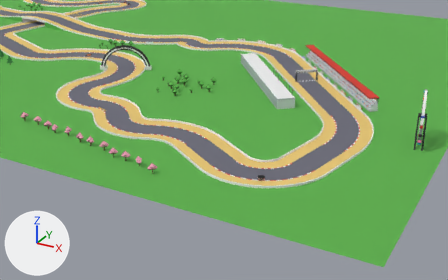
An edit to the glTF model assets/tracks/brands-patch/brands-patch.glb, drawn before and after from the same camera.
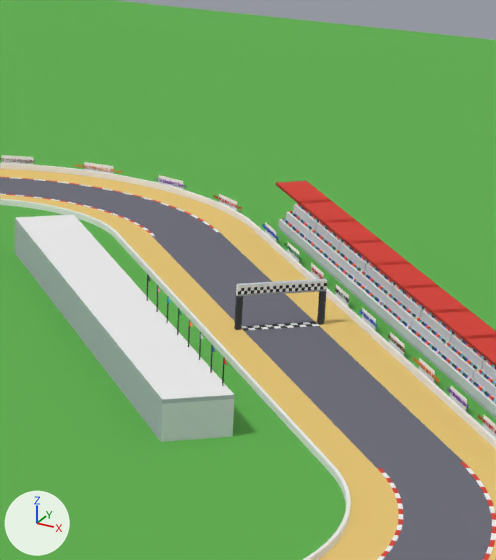
Old and new are each drawn from a 50 mm camera at (131.9, -344.3, 120.0) aimed at (-10.6, -85.1, -9.6) and again close up on the part from 53% to 80% of the width and 0% to 50% of the height. The axes (+X, +Y, +Z) are drawn at lower left. The lights are the same throughout. The first two pictures are the older version. Where no turn or scale is listed for an object, it has been applied to the vertices.

The first close-up shows 'Asphalt', 'Grandstand.kerb-red', 'Grandstand.stand-riser', 'Grass', 'Prop.pits.stand-plinth', 'Prop.pits.stand-riser', 'Prop.pits.wall', 'SandLeft', 'SandRight', 'WallLeft', 'WallRight', 'Woods.grass' and 53 more.
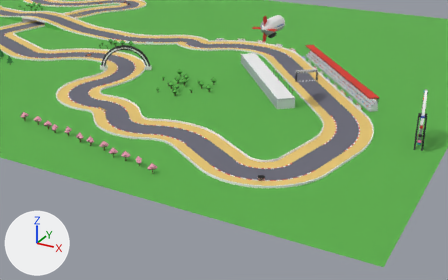
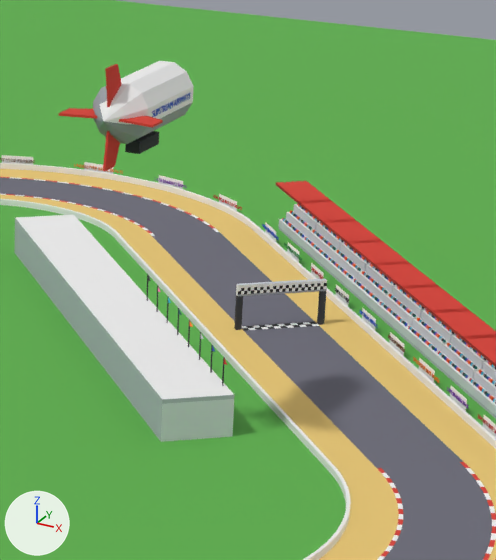
Commit message: feat(tracks): circle the SLIPSTREAM AIRWAYS airship over the infield

Changed parts and their boxes [x1, y1, x2, y2] in the close-ups (496 x 560 px):
'Prop.airship.1.hull', added
    after: [59, 61, 194, 171]
    faces in mat_wall (white #f0f0f0): [99, 61, 194, 124]
    faces in mat_kerb_red (red #d63b2e): [59, 64, 163, 171]
    faces in mat_beam_shade (grey #9aa0a8): [93, 86, 193, 144]
    faces in mat_carbon (dark grey #2b2e33): [125, 131, 159, 154]
'Prop.airship.1.flank.right', added
    after: [152, 93, 190, 117]

The change in detail:
Mesh me_prop_airship_1_flank_right is new.
It has 468 vertices, 892 faces and spans x -0.03..0.03, y -5.89..5.9, z -0.37..0.47.
It uses material mat_ink_blue (blue #1f54c7).
Mesh me_prop_airship_1_hull is new.
It has 106 vertices, 164 faces and spans x -6.5..6.5, y -24.0..0.0, z -6.5..6.5.
Faces by material slot: [66, 30, 40, 14, 14].
It uses material mat_beam_shade (grey #9aa0a8).
It uses material mat_wall (white #f0f0f0).
It uses material mat_kerb_red (red #d63b2e).
It uses material mat_carbon_shade (black #1c1c1e).
It uses material mat_carbon (dark grey #2b2e33).
Object 'Prop.airship.1.flank.right' (ob_prop_airship_1_flank_right) is new; it shows me_prop_airship_1_flank_right.
Its location is (3.9, -52.0, 45.0).
Object 'Prop.airship.1.hull' (ob_prop_airship_1_hull) is new; it shows me_prop_airship_1_hull.
Its location is (0.0, -40.0, 45.0).
